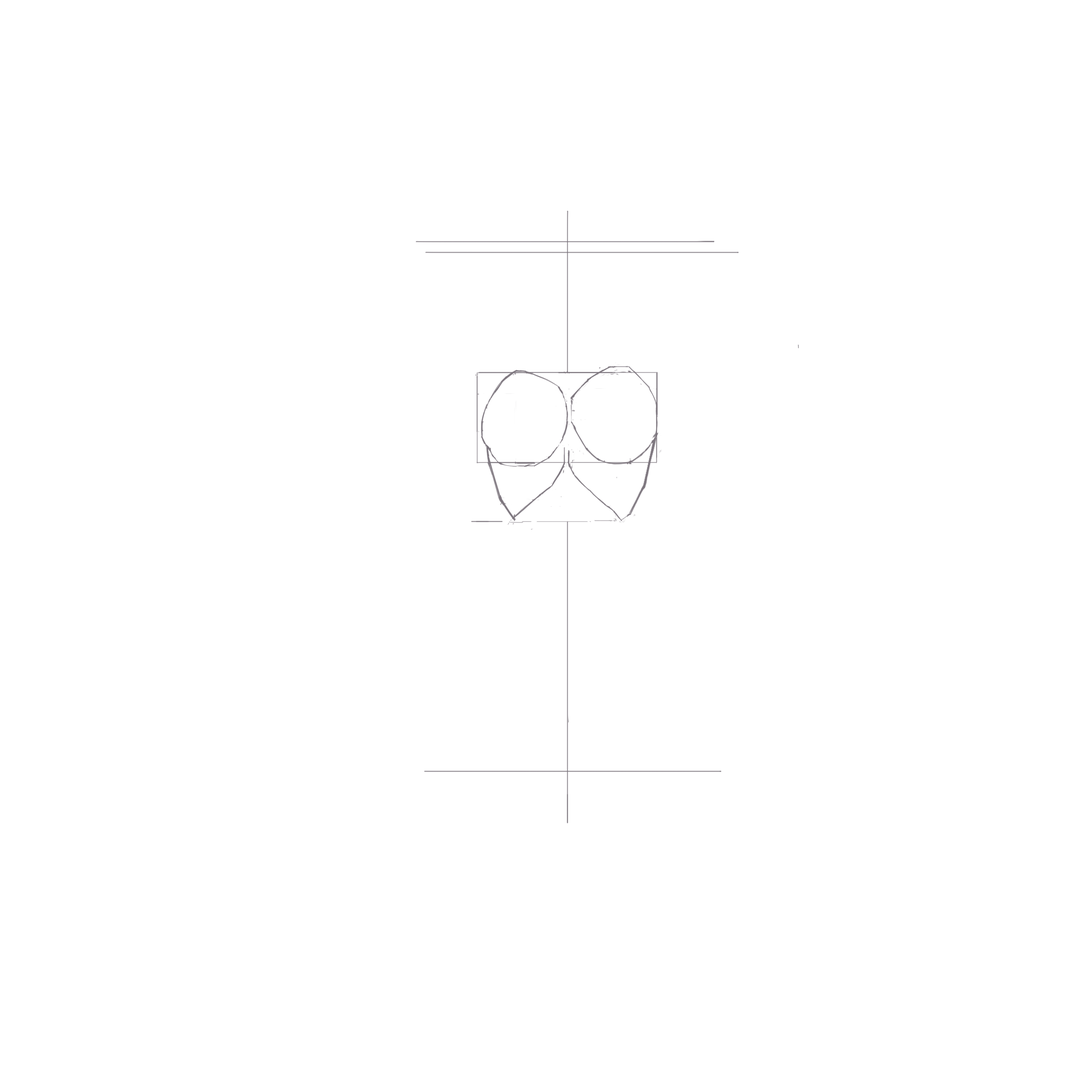
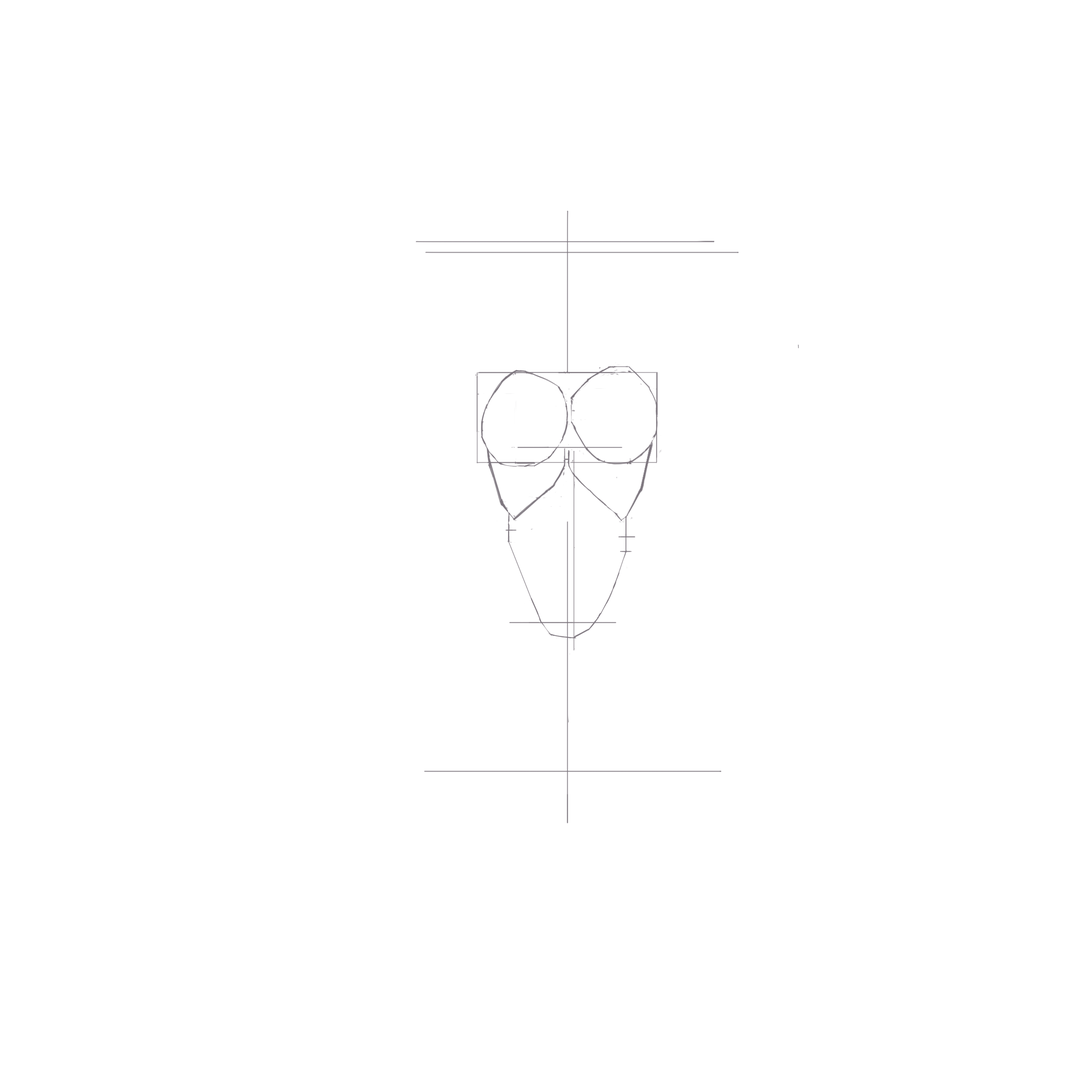
The second 1091 × 1091 image is a revision of the first. Changes to its layers:
removed layer "Layer 12" over (480, 430, 659, 530)
added layer "Layer 16" above "Layer 15" over (507, 540, 628, 554)
added layer "Layer 15" above "Layer 13" over (618, 536, 636, 553)
added layer "Layer 13" above "Layer 17" over (480, 430, 659, 655)
added layer "Layer 17" above "Layer 10" over (573, 450, 575, 652)
painted on "Layer 11" over (471, 521, 504, 523)
